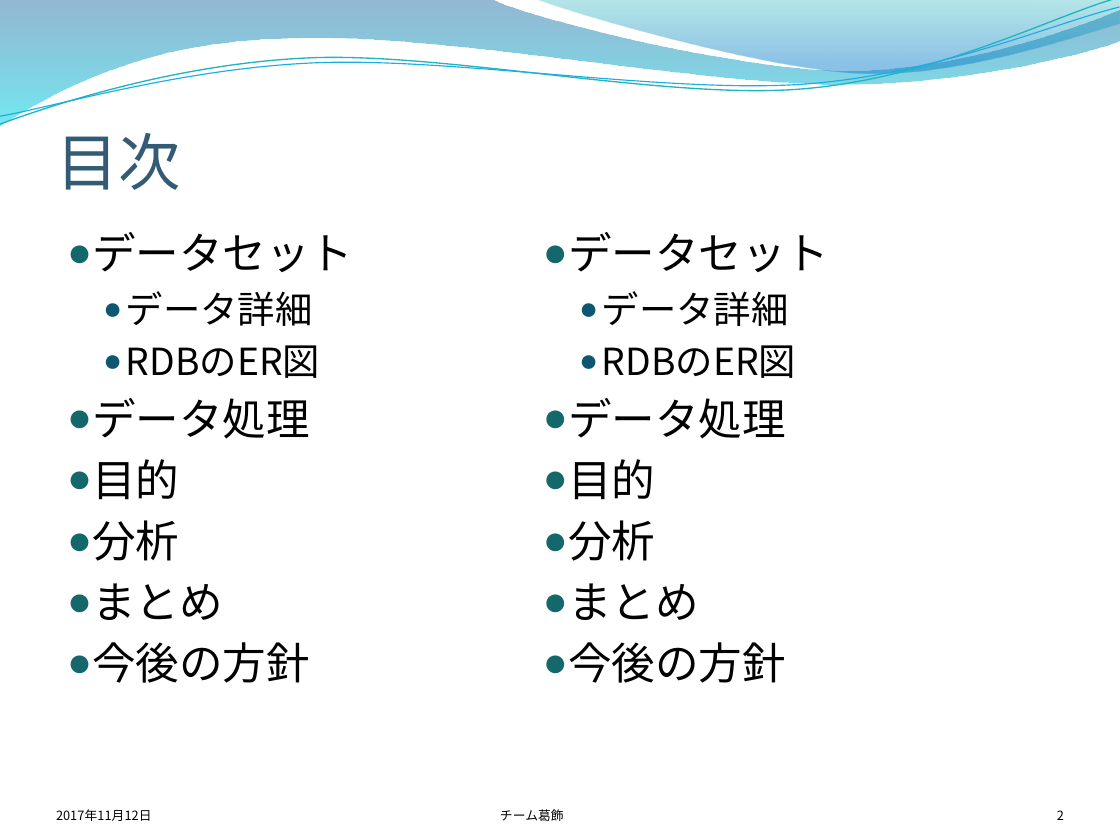
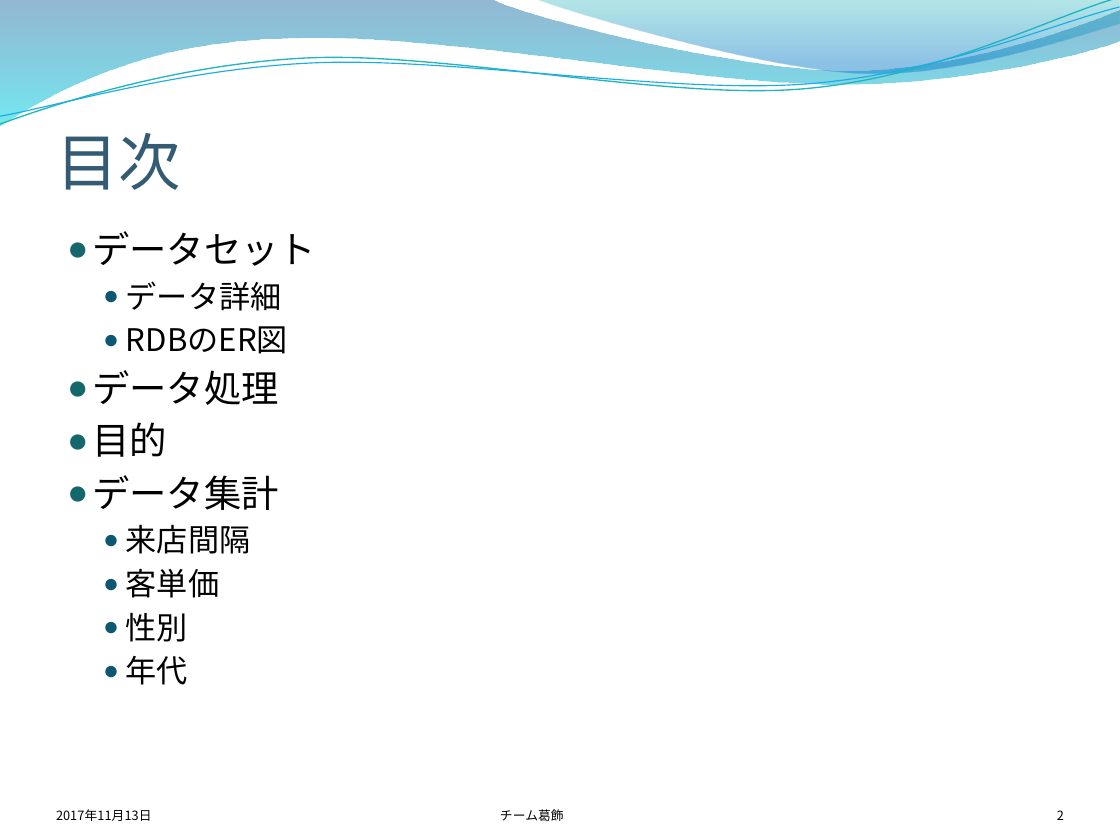
Before and after one commit to takuto0831/DataComp2017, a slide deck: slide 2 of report/中間報告改2.pptx. Drawn at 1120x840 pixels with LibreOffice and Linux fonts; fonts in the diff are those of the drawing; background and template pictures are left out. Boxes give left, top, right and bottom in pixels: in the first picture for what was removed or moved away, otherwise in the second. Text is boxed around its words. In the diff, an @@ line names an element or a change of style, - is before the commit and + after.

Commit message:
プロット完成

```diff
--- a/report/中間報告改2.pptx
+++ b/report/中間報告改2.pptx
@@ text at [92,231,316,457]: size 28 to 24 pt in "データセット", "データ処理", "目的"; size 24 to 20 pt in "データ詳細", "RDBのER図" @@
@@ text removed at [568,232,829,683] @@
-● データセット
-  ● データ詳細
-  ● RDBのER図
-● データ処理
-● 目的
-● 分析
-● まとめ
-● 今後の方針
@@ text at [92,475,279,685]: text changed; size 28 to 20 pt @@
-● 分析
-● まとめ
-● 今後の方針
+● データ集計
+  ● 来店間隔
+  ● 客単価
+  ● 性別
+  ● 年代
@@ text at [56,809,152,821]: text changed @@
-2017年11月12日
+2017年11月13日
```
Also in this commit, not shown: 12 other slides changed, 1 slide added, 1 other file.
